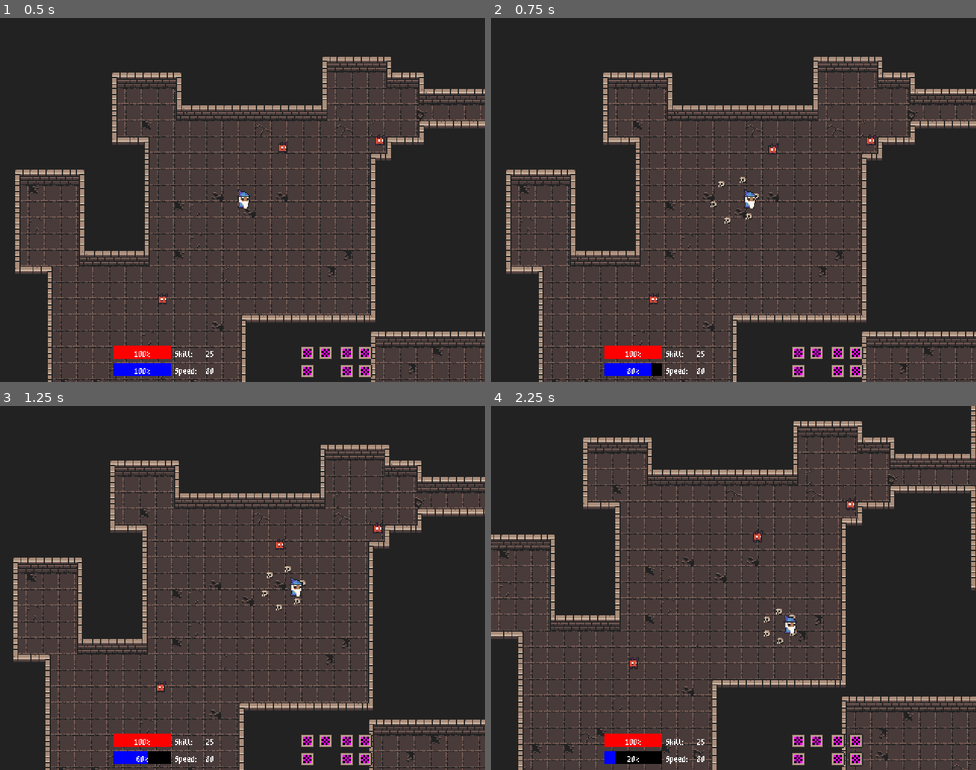
Above: before the commit, frames 1-4 (two rows, left to right).
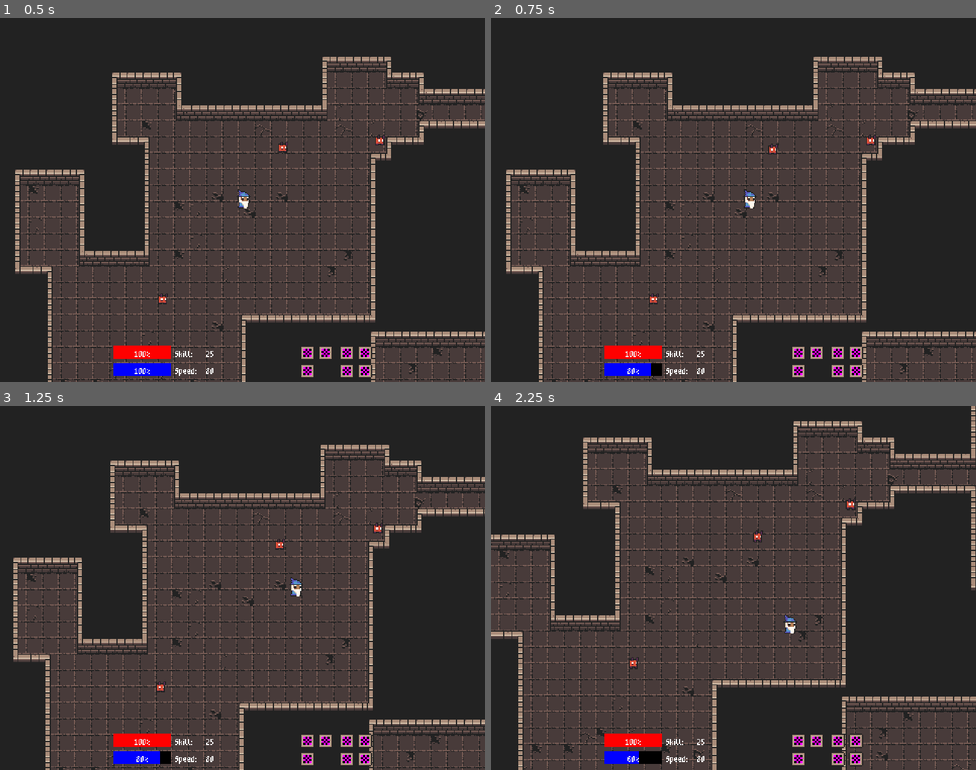
Above: after the commit, the same moments.

Repository: lownpho/mages
Game: Godot game, scene res://scenes/world.tscn
The game is run twice, just before and just after one commit, with the same random seed, the same clock (stepped at 60 frames per second) and the same inputs.
Inputs (mouse positions are in pixels of both pictures, inside the frame that each line leads up to):
- Up to frame 1 (0.5 s): no input
- Up to frame 2 (0.75 s): tap Enter at 0.5 s; move the mouse to (840, 181) at 0.52 s; press the mouse at (840, 181) at 0.53 s; hold D (right) from 0.53 s (still down)
- Up to frame 3 (1.25 s): keep holding D (right)
- Up to frame 4 (2.25 s): move the mouse to (636, 606) at 1.27 s; release D (right) at 1.28 s; release the mouse at (636, 606) at 1.28 s; hold S (down) 1.28-2.03 s; right-click (636, 606) at 1.35 s; click (636, 606) at 1.55 s; move the mouse to (782, 507) at 2.02 s; press the mouse at (782, 507) at 2.03 s; hold D (right) from 2.03 s (still down)

Frame 1 is identical in both runs. In frame 2, 0.1% of the frame differs, in the area x 45-56%, y 43-57%; in frame 3, 0.2%; in frame 4, 0.3%, in the area x 25-63%, y 55-99%.

Commit message:
Yet another bullet and weapon refactor

Diff:
--- a/characters/enemies/small_demon.tscn
+++ b/characters/enemies/small_demon.tscn
@@ -1,11 +1,11 @@
-[gd_scene load_steps=12 format=3 uid="uid://dvri3pbaf2jes"]
+[gd_scene load_steps=11 format=3 uid="uid://dvri3pbaf2jes"]
 
 [ext_resource type="Texture2D" uid="uid://cj2fu8oh0evtu" path="res://tilemaps/tile_atlas.png" id="1_1jq6x"]
 [ext_resource type="Script" uid="uid://bithug1lqpbp4" path="res://characters/enemies/small_demon.gd" id="1_d7rb8"]
 [ext_resource type="PackedScene" uid="uid://dlopyrxmowwhk" path="res://components/generic/hurtbox.tscn" id="2_3sbbp"]
-[ext_resource type="PackedScene" path="res://components/items/weapons/one_bullet_weapon.tscn" id="4_5jc0s"]
+[ext_resource type="PackedScene" uid="uid://batjxprdyftq" path="res://components/items/weapons/one_bullet_weapon.tscn" id="4_5jc0s"]
 [ext_resource type="PackedScene" uid="uid://dwcx7ak7tsow2" path="res://components/generic/fsm.tscn" id="4_8ad34"]
-[ext_resource type="Script" uid="uid://ch0lhb8q64snl" path="res://components/items/bullets/bullet_config.gd" id="5_0r1ru"]
+[ext_resource type="PackedScene" uid="uid://babyx8ub5np0j" path="res://components/items/bullets/base_bullet.tscn" id="5_ohi61"]
 
 [sub_resource type="CircleShape2D" id="CircleShape2D_3sbbp"]
 radius = 6.0
@@ -31,14 +31,6 @@
 "name": &"default",
 "speed": 3.0
 }]
-
-[sub_resource type="Resource" id="Resource_0r1ru"]
-script = ExtResource("5_0r1ru")
-speed = 128.0
-damage = 10
-distance = 48.0
-collision_layer = 512
-metadata/_custom_type_script = "uid://ch0lhb8q64snl"
 
 [node name="SmallDemon" type="CharacterBody2D"]
 collision_layer = 32
@@ -71,7 +63,7 @@
 collision_mask = 17
 
 [node name="Weapon" parent="." instance=ExtResource("4_5jc0s")]
-bullet_config = SubResource("Resource_0r1ru")
+bullet_scene = ExtResource("5_ohi61")
 fire_cooldown = 1.0
 
 [node name="FSM" parent="." instance=ExtResource("4_8ad34")]
--- a/characters/player/player.tscn
+++ b/characters/player/player.tscn
@@ -1,23 +1,14 @@
-[gd_scene load_steps=10 format=3 uid="uid://cqjpouw1xepax"]
+[gd_scene load_steps=8 format=3 uid="uid://cqjpouw1xepax"]
 
 [ext_resource type="Script" uid="uid://b2onc5amgnybm" path="res://characters/player/player.gd" id="1_xxgcw"]
 [ext_resource type="PackedScene" uid="uid://dwcx7ak7tsow2" path="res://components/generic/fsm.tscn" id="2_5dc8e"]
 [ext_resource type="Texture2D" uid="uid://cj2fu8oh0evtu" path="res://tilemaps/tile_atlas.png" id="2_xxgcw"]
 [ext_resource type="PackedScene" uid="uid://kaln6ihe6bem" path="res://components/items/weapons/ring_bullet_weapon.tscn" id="3_dirf7"]
 [ext_resource type="PackedScene" uid="uid://babyx8ub5np0j" path="res://components/items/bullets/base_bullet.tscn" id="4_idpv6"]
-[ext_resource type="Script" uid="uid://ch0lhb8q64snl" path="res://components/items/bullets/bullet_config.gd" id="4_ixbpm"]
 [ext_resource type="PackedScene" uid="uid://dlopyrxmowwhk" path="res://components/generic/hurtbox.tscn" id="5_c6leb"]
 
 [sub_resource type="CircleShape2D" id="CircleShape2D_e5uuo"]
 radius = 7.0
-
-[sub_resource type="Resource" id="Resource_dirf7"]
-script = ExtResource("4_ixbpm")
-speed = 128.0
-damage = 30
-distance = 64.0
-collision_layer = 256
-metadata/_custom_type_script = "uid://ch0lhb8q64snl"
 
 [node name="Player" type="CharacterBody2D"]
 collision_layer = 16
@@ -44,8 +35,7 @@
 [node name="Weapon" parent="." instance=ExtResource("3_dirf7")]
 num_bullets = 6
 bullet_scene = ExtResource("4_idpv6")
-bullet_config = SubResource("Resource_dirf7")
-skill_scaling = 1.5
+fire_cooldown = 1.0
 mana_cost = 2
 
 [node name="Hurtbox" parent="." instance=ExtResource("5_c6leb")]
--- a/components/items/bullets/base_bullet.gd
+++ b/components/items/bullets/base_bullet.gd
@@ -1,29 +1,31 @@
 extends CharacterBody2D
+class_name BaseBullet
 
-var speed: float = 128.0
-var damage: int = 1
-var distance: float = 32.0
-var direction: Vector2 = Vector2.UP
+@export var base_damage: float = 1
+@export var distance: int = 16
+@export var speed: int = 128
+@export var skill_scaling: float = 1
 
-var lifetime_timer: Timer
+var base_direction: Vector2 = Vector2.UP
+var lifetime_timer: Timer = null
+var skill: int = 0
 
 @onready var initial_position = position
 
 func _ready() -> void:
 	lifetime_timer = Timer.new()
 	lifetime_timer.one_shot = true
-	lifetime_timer.wait_time = distance / speed
+	lifetime_timer.wait_time = float(distance) / speed
 	lifetime_timer.autostart = true
 	lifetime_timer.timeout.connect(_on_lifetime_timeout)
 	add_child(lifetime_timer)
 
-	velocity = direction * speed
+	velocity = base_direction * speed
 
 func _physics_process(delta: float) -> void:
 	var collision = move_and_collide(velocity * delta)
 
 	if collision:
-		# Add effects or damage logic here
 		queue_free()
 
 func _on_visible_on_screen_notifier_2d_screen_exited() -> void:
@@ -33,4 +35,4 @@
 	queue_free()
 
 func get_damage() -> int:
-	return damage
+	return round(base_damage + skill * skill_scaling)
--- a/components/items/bullets/base_bullet.tscn
+++ b/components/items/bullets/base_bullet.tscn
@@ -8,6 +8,7 @@
 
 [node name="Bullet" type="CharacterBody2D" groups=["bullets"]]
 collision_layer = 0
+motion_mode = 1
 script = ExtResource("1_81c7v")
 
 [node name="Sprite2D" type="Sprite2D" parent="."]
--- a/components/items/bullets/bullet_config.gd
+++ /dev/null
@@ -1,7 +0,0 @@
-extends Resource
-class_name BulletConfig
-
-@export var speed: float = 128.0
-@export var damage: int = 10
-@export var distance: float = 64.0
-@export_flags_2d_physics var collision_layer = 0
--- a/components/items/weapons/base_weapon.gd
+++ b/components/items/weapons/base_weapon.gd
@@ -2,9 +2,7 @@
 class_name BaseWeapon
 
 @export var bullet_scene: PackedScene
-@export var bullet_config: BulletConfig
 @export var fire_cooldown: float = 0.5
-@export var skill_scaling: float = 1
 @export var mana_cost: int = 1
 
 var can_fire: bool = true
@@ -19,20 +17,10 @@
 
 func spawn_bullet(direction: Vector2, skill: int) -> void:
 	var bullet = bullet_scene.instantiate()
-	configure_bullet(bullet, skill)
 	bullet.position = global_position
-	bullet.direction = direction
+	bullet.base_direction = direction
+	bullet.skill = skill
 	get_tree().root.add_child(bullet)
-
-func configure_bullet(bullet: Node2D, skill: int) -> void:
-	if not bullet_config:
-		print("No bullet configuration set!")
-		return
-
-	bullet.damage = bullet_config.damage + skill_scaling * skill
-	bullet.distance = bullet_config.distance
-	bullet.speed = bullet_config.speed
-	bullet.collision_layer = bullet_config.collision_layer
 
 func _on_fire_timer_timeout() -> void:
 	can_fire = true
--- a/components/items/weapons/one_bullet_weapon.tscn
+++ b/components/items/weapons/one_bullet_weapon.tscn
@@ -1,8 +1,6 @@
-[gd_scene load_steps=3 format=3 uid="uid://3guvi1efm75n"]
+[gd_scene load_steps=2 format=3 uid="uid://batjxprdyftq"]
 
-[ext_resource type="Script" uid="uid://ddx6c05niwg61" path="res://components/items/weapons/one_bullet_weapon.gd" id="1_y34hh"]
-[ext_resource type="PackedScene" uid="uid://babyx8ub5np0j" path="res://components/items/bullets/base_bullet.tscn" id="2_0yjv0"]
+[ext_resource type="Script" path="res://components/items/weapons/one_bullet_weapon.gd" id="1_y34hh"]
 
 [node name="OneBulletWeapon" type="Node2D"]
 script = ExtResource("1_y34hh")
-bullet_scene = ExtResource("2_0yjv0")
Not shown, removed: components/items/bullets/bullet_config.gd.uid
